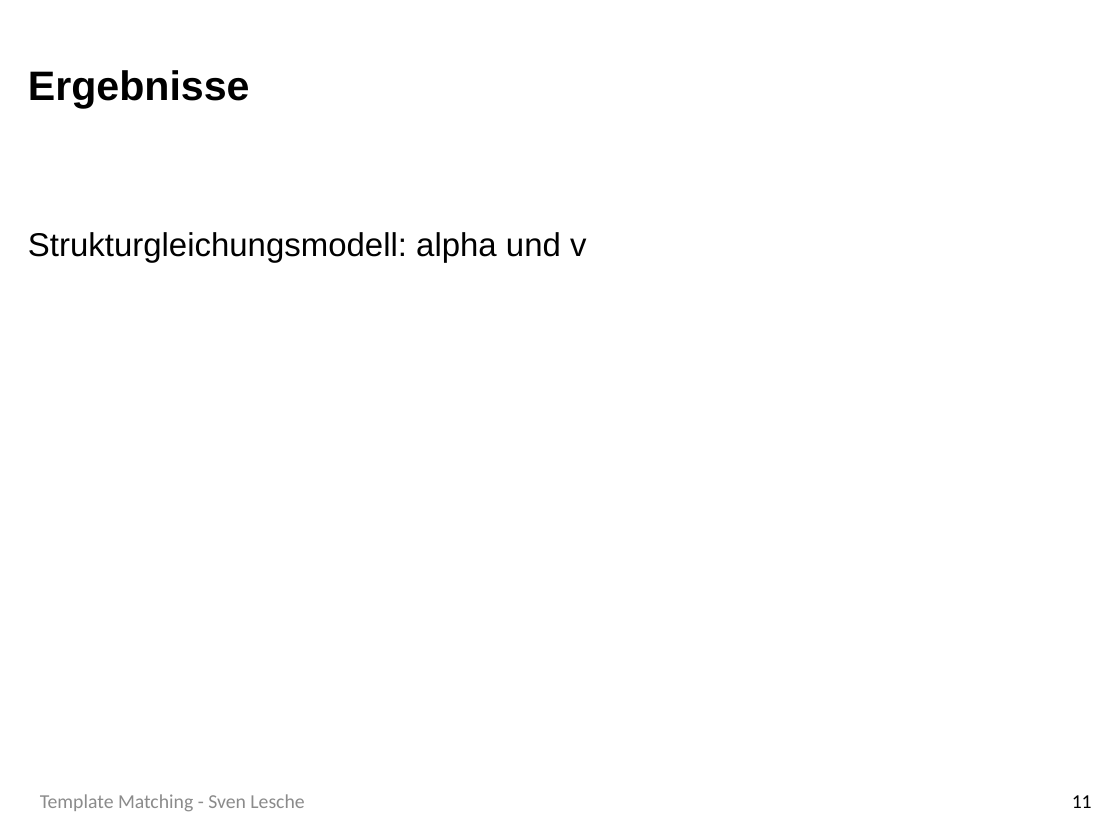
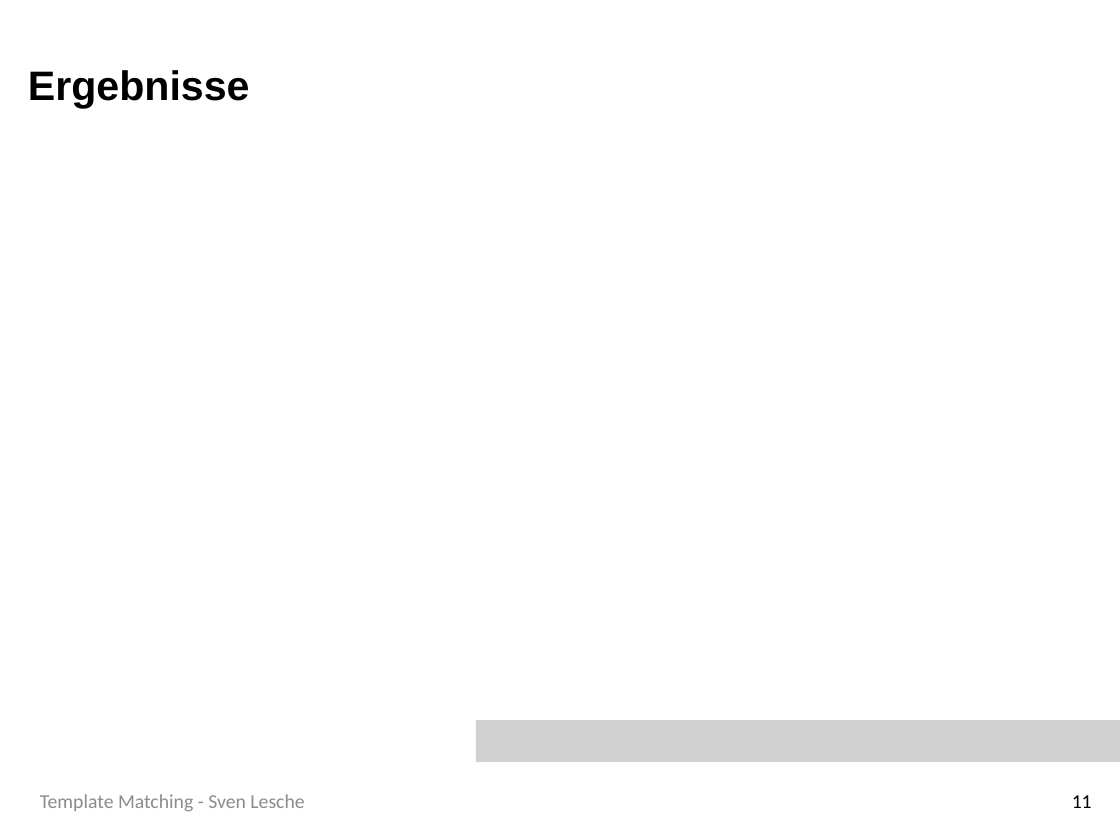
Before and after one commit to SLesche/levy-intelligence, a slide deck: slide 11 of presentations/levy_presentation.pptx. Drawn at 1120x840 pixels with LibreOffice and Linux fonts; fonts in the diff are those of the drawing; grey boxes stand for pictures; background and template pictures are left out. Boxes give left, top, right and bottom in pixels: in the first picture for what was removed or moved away, otherwise in the second. Text is boxed around its words. In the diff, an @@ line names an element or a change of style, - is before the commit and + after.

```diff
--- a/presentations/levy_presentation.pptx
+++ b/presentations/levy_presentation.pptx
@@ text removed at (28,232,586,263) @@
-Strukturgleichungsmodell: alpha und v
@@ picture added at (476,721,1120,762) @@
```
Also in this commit, not shown: 1 other slide changed, 1 slide added, 5 other files.
